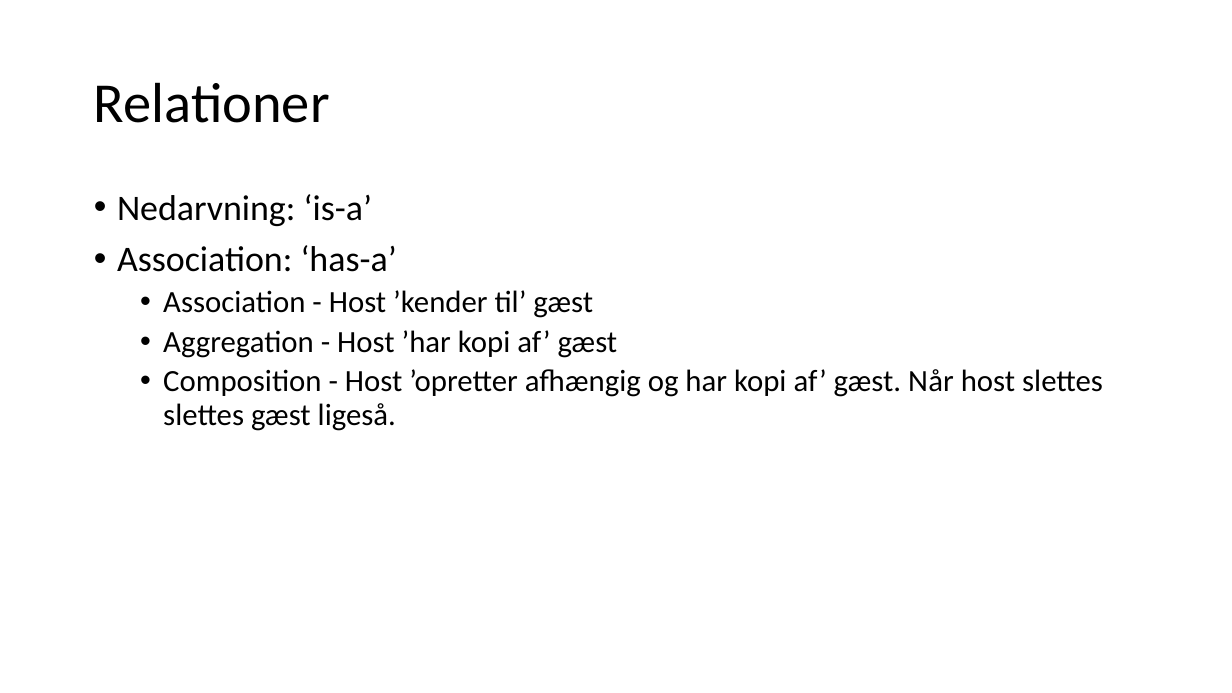
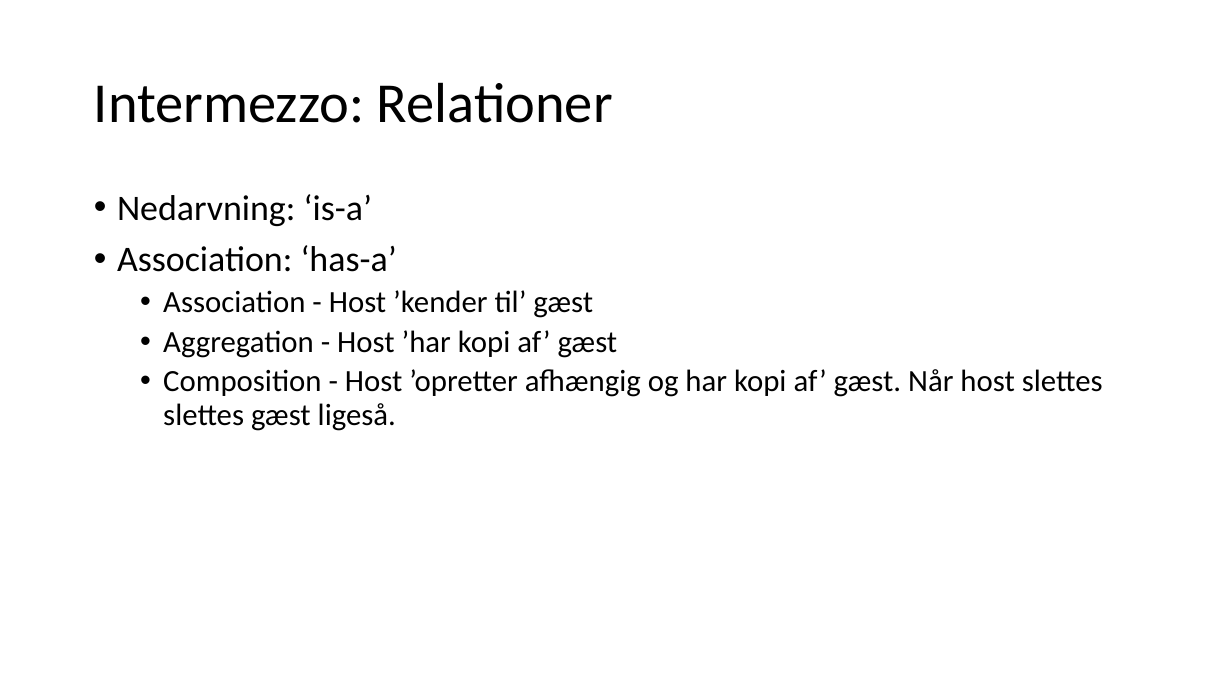
Before and after one commit to fisterloegsovs/pop22, a slide deck: slide 11 of lectures/13.1-3/lecture13.2.pptx. Drawn at 1232x693 pixels with LibreOffice and Linux fonts; fonts in the diff are those of the drawing. Boxes give left, top, right and bottom in pixels: in the first picture for what was removed or moved away, otherwise in the second. Text is boxed around its words. In the diff, an @@ line names an element or a change of style, - is before the commit and + after.

Commit message:
lecture 2+3 ready

```diff
--- a/lectures/13.1-3/lecture13.2.pptx
+++ b/lectures/13.1-3/lecture13.2.pptx
@@ title at (94,82,613,123): text changed @@
-Relationer
+Intermezzo: Relationer
```
Also in this commit, not shown: 1 other slide changed, 6 slides added, 1 slide removed, 7 other files.
